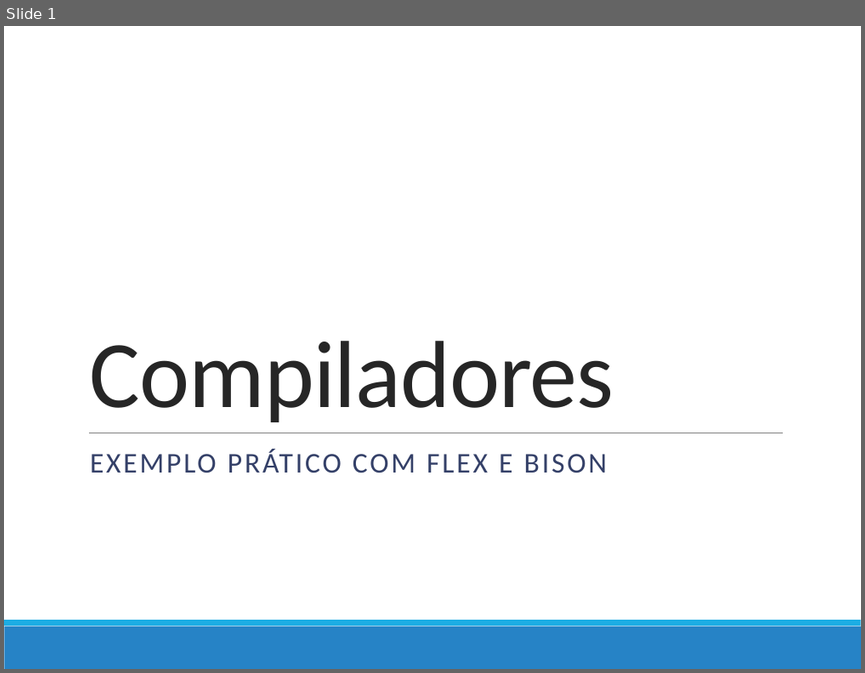
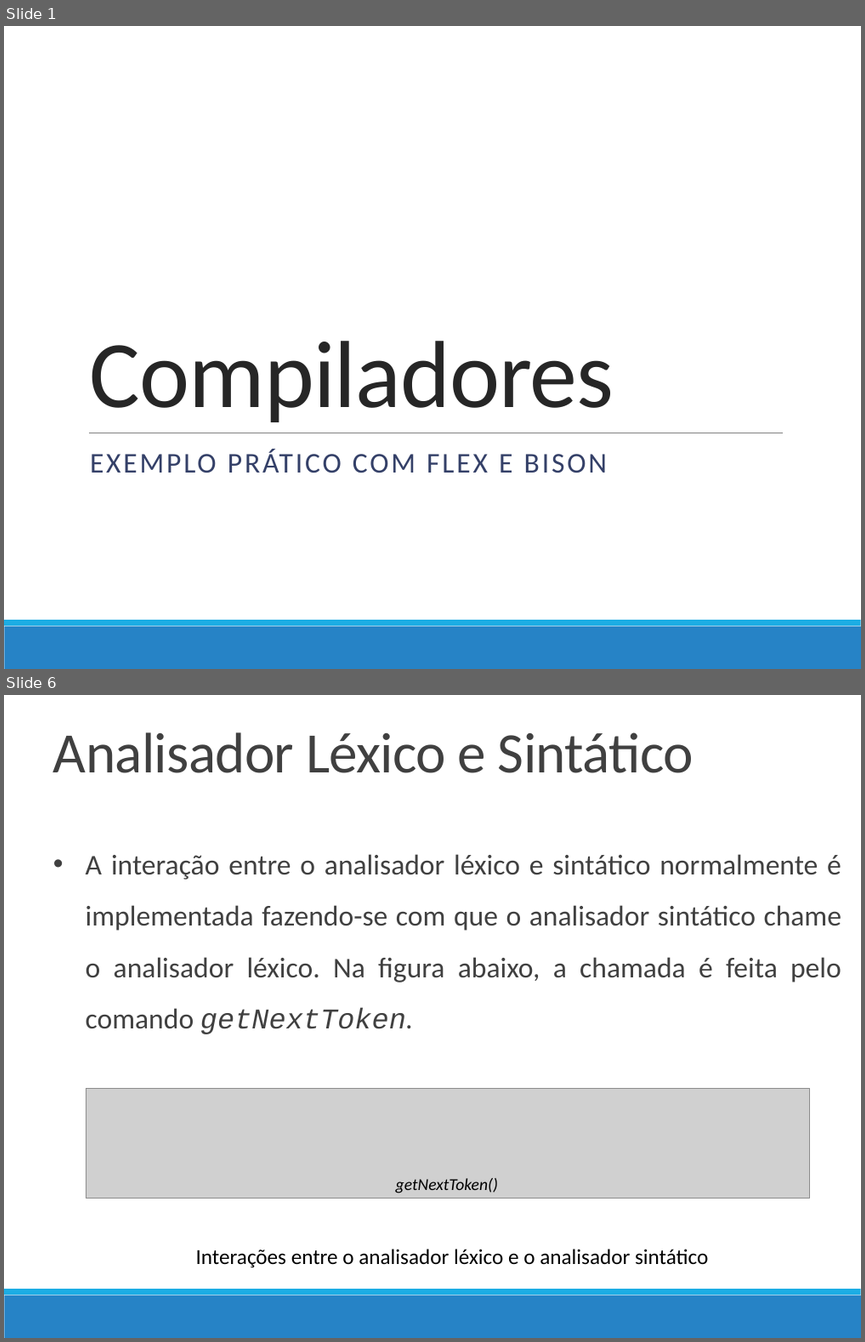
Before and after one commit to darlissonmar/compz-equipe-05-2013-1, a slide deck: trabalho-04/Apresentacao/Apresentacao_Compiladores.pptx. Shown one above the other, each under a label of ours: slide 1 before the commit, slides 1 and 6 after it; the slides between them are not shown. The pictures are 865x673 and 865x1342 pixels, drawn with LibreOffice and Linux fonts; fonts in the diff are those of the drawing; grey boxes stand for pictures. Boxes give left, top, right and bottom in pixels: in the first picture for what was removed or moved away, otherwise in the second. Text is boxed around its words. In the diff, an @@ line names an element or a change of style, - is before the commit and + after.

```diff
--- a/trabalho-04/Apresentacao/Apresentacao_Compiladores.pptx
+++ b/trabalho-04/Apresentacao/Apresentacao_Compiladores.pptx
@@ slide 6 added at (4,695,861,1338), background #FFFFFF; not listed: 2 template elements that a slide beside it also shows @@
@@ text added at (53,732,693,773), 48 pt, text #404040 @@
+Analisador Léxico e Sintático
@@ text added at (86,854,841,982), 24 pt, text #404040 @@
+• A interação entre o analisador léxico e sintático normalmente é implementada fazendo-se com que o analisador sintático chame o analisador léxico. Na figura abaixo, a chamada é feita pelo comando getNextToken.
@@ picture added at (86,1089,810,1199) @@
@@ text added at (396,1178,498,1193), 14 pt, text #000000, italic @@
+getNextToken()
@@ text added at (196,1248,708,1268), 18 pt, text #000000 @@
+Interações entre o analisador léxico e o analisador sintático
```
Also in this commit, not shown: 37 slides changed, 117 other slides added, 6 slides removed.
